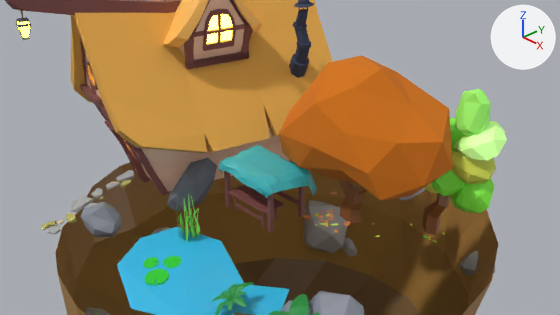
A saved change to the Blender file Assets/Prefabs/Market/Stylized Landscape.blend.
Camera for both pictures: the file's camera 'Camera'. The axes (+X, +Y, +Z) are drawn at upper right. The lights are the same throughout.
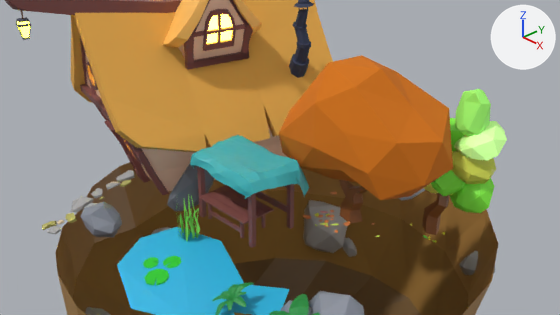
Where the change shows, as pixel boxes (x1, y1, x2, y2) in the pictures (560 x 315 px):
'Plane.069', moved, rescaled (21% wider, 20% taller)
    before: (219, 145, 317, 198)
    after: (190, 135, 309, 199)
'Cube.045', moved, rescaled (29% wider, 26% taller)
    before: (227, 184, 285, 226)
    after: (199, 185, 274, 238)
'Cube.060', moved, rescaled (20% wider, 32% taller)
    before: (224, 171, 305, 233)
    after: (197, 166, 294, 248)

The change, as a list of edits to the scene's bpy script:
```text
Change ob_plane_069:
    ob_plane_069.location: (0.282, -0.496, 0.112) -> (0.289, -0.837, 0.335)
    ob_plane_069.scale: (0.587, 0.482, 0.535) -> (0.694, 0.569, 0.633)
Change ob_cube_060:
    ob_cube_060.location: (0.234, -0.507, 0.058) -> (0.231, -0.85, 0.271)
    ob_cube_060.scale: (0.458, 0.0212, -0.308) -> (0.541, 0.028, -0.364)
Change ob_cube_045:
    ob_cube_045.location: (0.229, -0.704, -0.461) -> (0.225, -1.082, -0.415)
    ob_cube_045.scale: (0.458, 0.0212, -0.308) -> (0.541, 0.025, -0.467)
```
